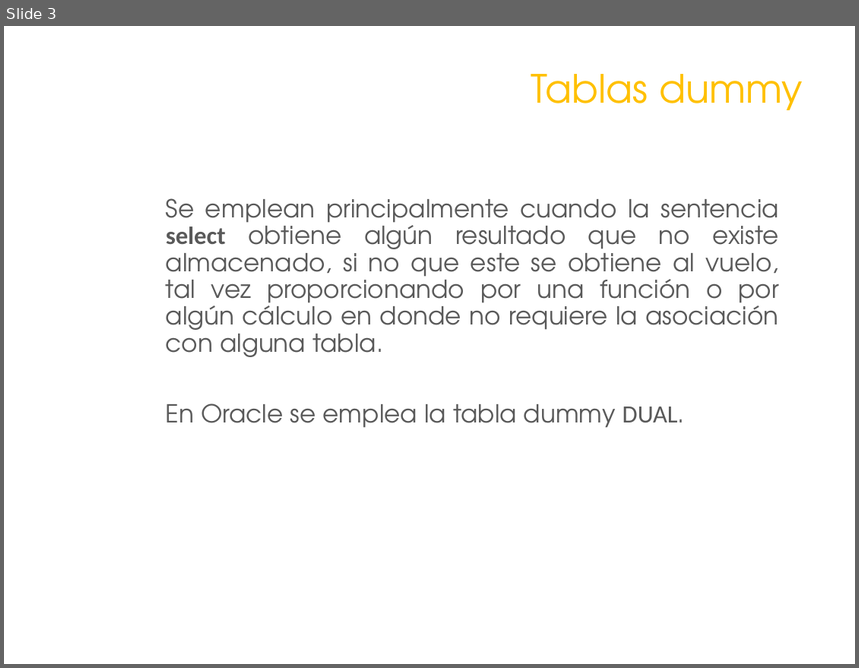
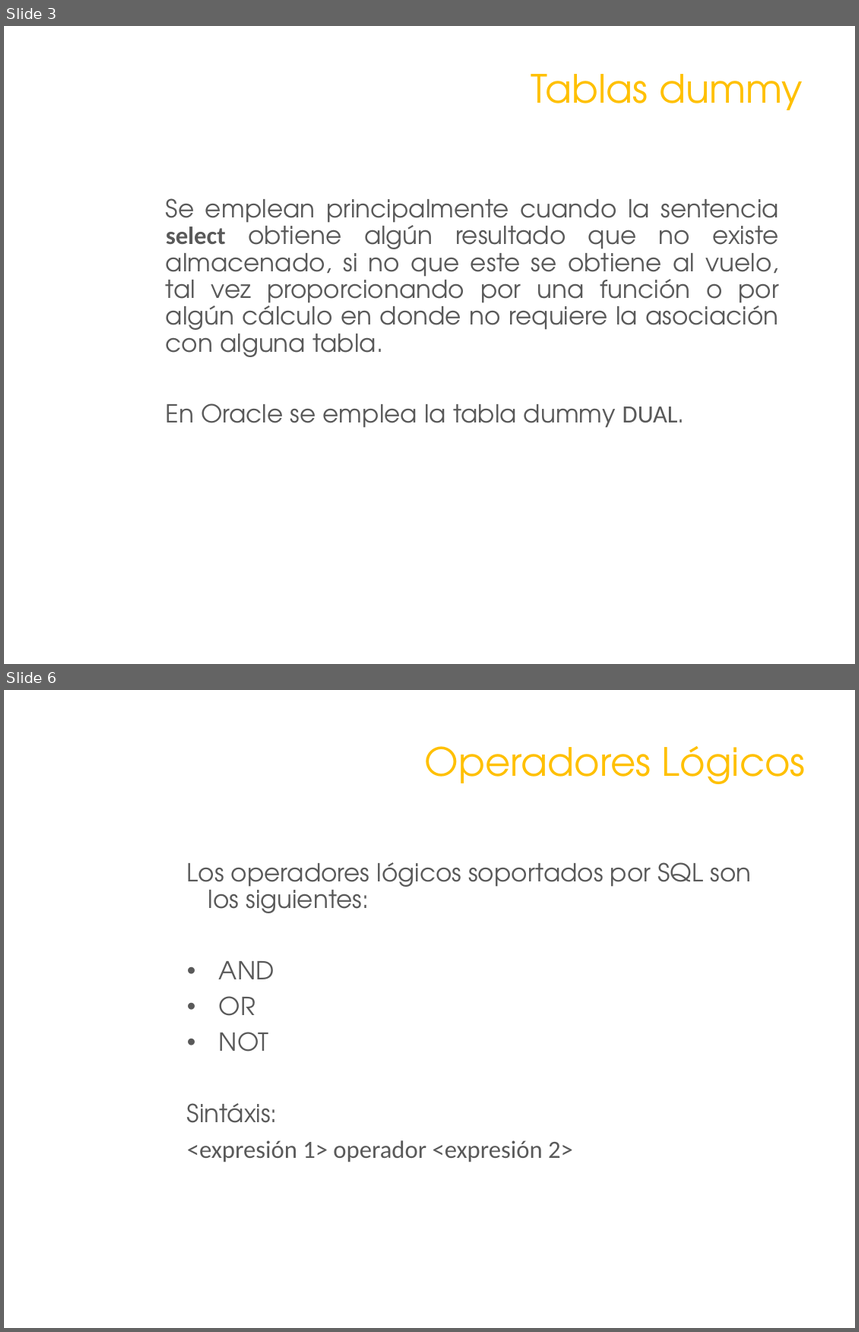
Before and after one commit to galigaribaldi/CursoSQL, a slide deck: SQL1/Martes/DQL.pptx. Shown one above the other, each under a label of ours: slide 3 before the commit, slides 3 and 6 after it; the slides between them are not shown. The pictures are 859x668 and 859x1332 pixels, drawn with LibreOffice and Linux fonts; fonts in the diff are those of the drawing; background and template pictures are left out. Boxes give left, top, right and bottom in pixels: in the first picture for what was removed or moved away, otherwise in the second. Text is boxed around its words. In the diff, an @@ line names an element or a change of style, - is before the commit and + after.

```diff
--- a/SQL1/Martes/DQL.pptx
+++ b/SQL1/Martes/DQL.pptx
@@ slide 6 added at <box>4,690,855,1328</box>, background picture (left out) @@
@@ title added at <box>425,746,806,784</box>, 33 pt, text #FFC000 @@
+Operadores Lógicos
@@ text added at <box>187,863,751,1163</box>, 21 pt, text #595959 @@
+Los operadores lógicos soportados por SQL son los siguientes:
+• AND
+• OR
+• NOT
+Sintáxis:
+<expresión 1> operador <expresión 2>
```
Also in this commit, not shown: 4 other slides added, 1 slide removed, 1 other file.
